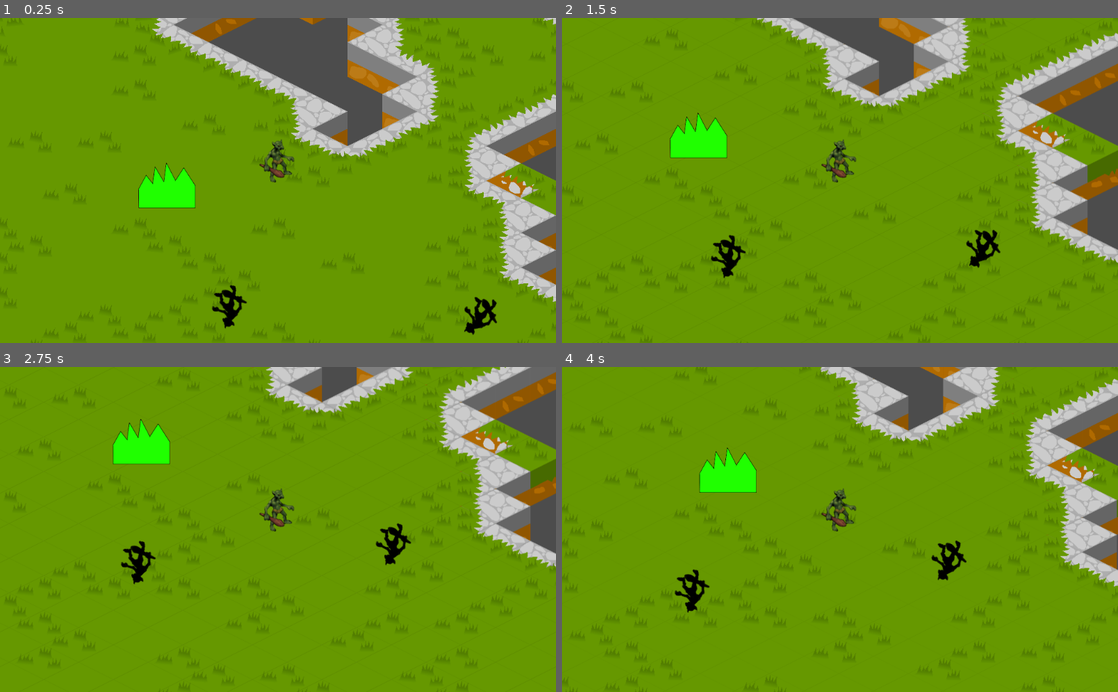
Above: before the commit, frames 1-4 (two rows, left to right).
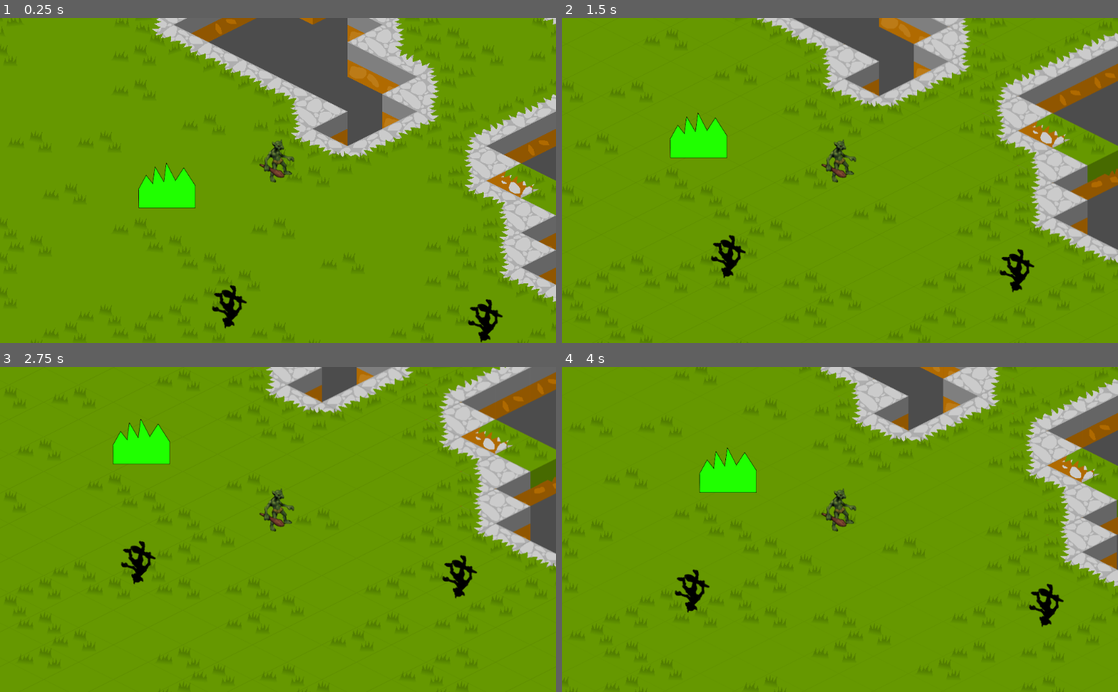
Above: after the commit, the same moments.

Repository: HIqueRS/Motores
Game: Godot game, scene res://TileTeste.tscn
Same seed, same stepped clock (60 frames per second), same inputs: the game is played once before the commit and once after it. This scene is started directly instead of the project's main scene.
Inputs:
- Up to frame 1 (0.25 s): no input
- Up to frame 2 (1.5 s): hold Right (move_right) 0.53-1.28 s; hold Down (move_bottom) 0.53-1.28 s; hold Left (move_left) from 1.28 s (still down); tap Down (move_bottom) at 1.35 s
- Up to frame 3 (2.75 s): release Left (move_left) at 2.03 s; hold Right (move_right) from 2.03 s (still down); hold Down (move_bottom) from 2.03 s (still down)
- Up to frame 4 (4 s): release Right (move_right) at 2.78 s; release Down (move_bottom) at 2.78 s; hold Up (move_up) 2.78-3.53 s; tap Down (move_bottom) at 2.85 s; hold Left (move_left) from 3.53 s (still down); hold Down (move_bottom) from 3.53 s (still down)

The runs differ from the first frame. In frame 1, 0.4% of the frame differs, in the area x 83-91%, y 85-100%; in frame 2, 0.7%, in the area x 72-85%, y 65-85%; in frame 3, 0.7%; in frame 4, 0.7%.

Commit message:
Pet free
agora pro pet te seguir tem q salvar ele antes

Diff:
--- a/2D_Isometric_Demo/Teste.gd
+++ b/2D_Isometric_Demo/Teste.gd
@@ -7,13 +7,16 @@
 
 #vou meio q dar merge nos nossos dois codigos pq acho q a sprite bugou tudo
 var top :bool
-var tipo :int #vou ter q fazer um switch case na mão pois não tem
+var tipo :int
+var free :bool #eu devia limpar os codigos
+#vou ter q fazer um switch case na mão pois não tem
 #e tbm pq preciso mudar o estado do inimigo de patrulha pra perseguissão e voltar pra base
 # patrulha = 0 perseguir = 1 voltar = 2 moita = 3
 #assim eu vou usar teu codigo de base se der ruim fudeo sasgashau
 
 func _ready():
 	top = true
+	free = false
 	set_physics_process(true)
 
 func _physics_process(delta):
@@ -24,7 +27,14 @@
 	var casto = player.global_position - global_position #não sei oq tu faz aqui
 	casto = casto.normalized()
 
-	var vec_to_player = player.global_position - global_position
-	vec_to_player = vec_to_player.normalized()
-	global_rotation = atan2(vec_to_player.y, vec_to_player.x)
-	move_and_collide(vec_to_player * MOVE_SPEED * delta)
+	if free:
+		var vec_to_player = player.global_position - global_position
+		vec_to_player = vec_to_player.normalized()
+		global_rotation = atan2(vec_to_player.y, vec_to_player.x)
+		move_and_collide(vec_to_player * MOVE_SPEED * delta)
+
+
+func _on_Animal_Area_body_entered(body):
+	if body.name == "troll":
+		print("booora")
+		free = true
--- a/2D_Isometric_Demo/TileTeste.tscn
+++ b/2D_Isometric_Demo/TileTeste.tscn
@@ -517,22 +517,25 @@
 } ]
 2/z_index = 0
 
-[sub_resource type="CircleShape2D" id=57]
-radius = 23.1289
-
-[sub_resource type="Curve2D" id=53]
+[sub_resource type="CircleShape2D" id=53]
+radius = 23.1276
+
+[sub_resource type="CircleShape2D" id=54]
+radius = 24.2377
+
+[sub_resource type="Curve2D" id=55]
 bake_interval = 9.97
 _data = {
 "points": PoolVector2Array( 0, 0, 0, 0, 34.5686, 97.1545, 0, 0, 0, 0, -440.161, 95.7399, 0, 0, 0, 0, 34.4197, 98.1364, 0, 0, 0, 0, 36.1068, 95.5969 )
 }
 
-[sub_resource type="CircleShape2D" id=54]
+[sub_resource type="CircleShape2D" id=56]
 radius = 23.1289
 
-[sub_resource type="CircleShape2D" id=55]
+[sub_resource type="CircleShape2D" id=57]
 radius = 28.124
 
-[sub_resource type="RectangleShape2D" id=56]
+[sub_resource type="RectangleShape2D" id=58]
 extents = Vector2( 105.235, 71.2723 )
 
 [node name="Fase" type="Node2D"]
@@ -545,7 +548,6 @@
 tile_data = PoolIntArray( -1966079, 2, 65542, -1966078, 2, 6, -1966077, 2, 6, -1966076, 2, 6, -1966075, 2, 6, -1966074, …(12112 unchanged characters)…
 
 [node name="Animal" type="KinematicBody2D" parent="."]
-editor/display_folded = true
 position = Vector2( 383.769, 195.552 )
 rotation = 3.12284
 scale = Vector2( 1.00005, 0.999967 )
@@ -554,8 +556,18 @@
 "_edit_group_": true
 }
 
-[node name="CollisionShape2D" type="CollisionShape2D" parent="Animal"]
-shape = SubResource( 57 )
+[node name="Animal_Collision" type="CollisionShape2D" parent="Animal"]
+rotation = 5.58794e-009
+scale = Vector2( 1, 1 )
+shape = SubResource( 53 )
+
+[node name="Animal_Area" type="Area2D" parent="Animal"]
+editor/display_folded = true
+rotation = 1.86265e-009
+scale = Vector2( 1, 1 )
+
+[node name="CollisionShape2D" type="CollisionShape2D" parent="Animal/Animal_Area"]
+shape = SubResource( 54 )
 
 [node name="Sprite" type="Sprite" parent="Animal"]
 modulate = Color( 0, 0, 0, 1 )
@@ -590,14 +602,14 @@
 }
 
 [node name="CollisionShape2D" type="CollisionShape2D" parent="Enemy/Path2D/PathFollow2D/KinematicBody2D"]
-shape = SubResource( 54 )
+shape = SubResource( 56 )
 disabled = true
 
 [node name="Area2D" type="Area2D" parent="Enemy/Path2D/PathFollow2D/KinematicBody2D"]
 editor/display_folded = true
 
 [node name="CollisionShape2D" type="CollisionShape2D" parent="Enemy/Path2D/PathFollow2D/KinematicBody2D/Area2D"]
-shape = SubResource( 55 )
+shape = SubResource( 57 )
 
 [node name="Sprite" type="Sprite" parent="Enemy/Path2D/PathFollow2D/KinematicBody2D"]
 modulate = Color( 0, 0, 0, 1 )
@@ -620,8 +632,9 @@
 
 [node name="Collision_Moita" type="CollisionShape2D" parent="Moita/Sprite_Moita/Area_Moita"]
 position = Vector2( -65.5938, -57.0591 )
-shape = SubResource( 56 )
-
+shape = SubResource( 58 )
+
+[connection signal="body_entered" from="Animal/Animal_Area" to="Animal" method="_on_Animal_Area_body_entered"]
 [connection signal="body_entered" from="Trigo/Area2D" to="troll" method="_on_Area2D_body_entered"]
 [connection signal="body_entered" from="Enemy/Path2D/PathFollow2D/KinematicBody2D/Area2D" to="troll" method="_on_Area2D_body_entered"]
 [connection signal="body_entered" from="Moita/Sprite_Moita/Area_Moita" to="Enemy/Path2D/PathFollow2D/KinematicBody2D" method="_on_Area_Moita_body_entered"]
Not shown: 2 places in 2D_Isometric_Demo/TileTeste.tscn that only renumber resources
